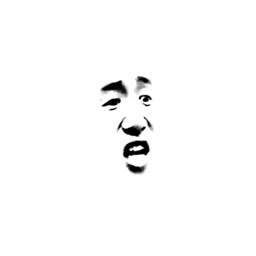
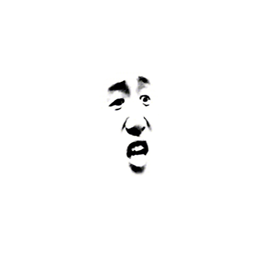
Layers edited between the first and the second w=256, h=256 image:
painted on "圖層 1" over <box>91,72,160,176</box>
